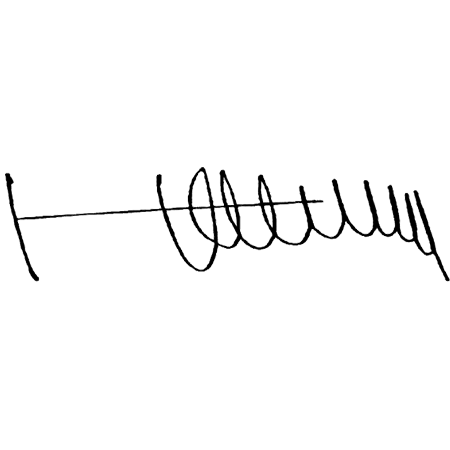
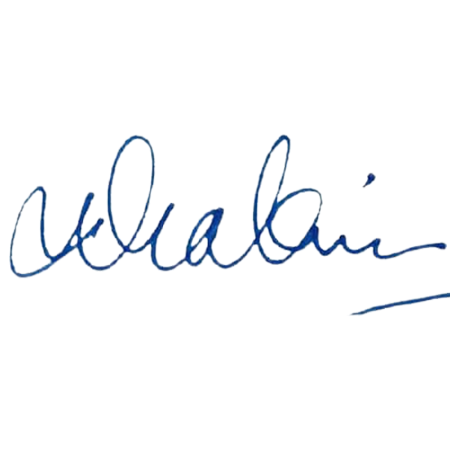
The second 450×450 image is a revision of the first. Changes to its layers:
added layer "arif_rahman" (1st of 2) above "hanung" over [8, 134, 450, 316]
hid "hanung" over [5, 167, 450, 282]
